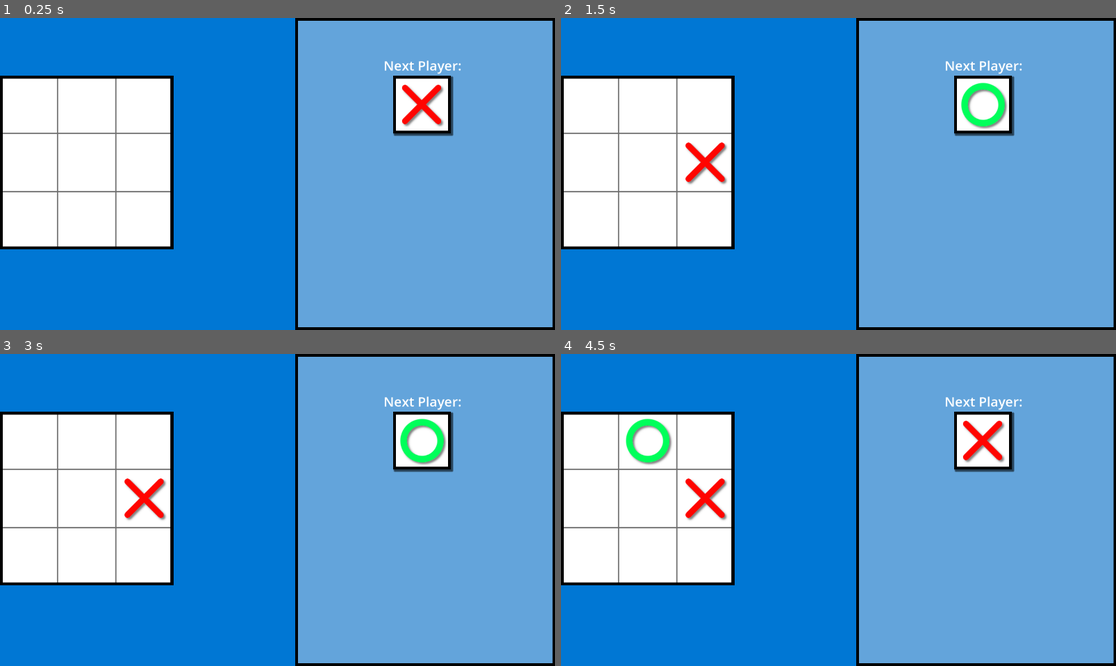
Above: before the commit, frames 1-4 (two rows, left to right).
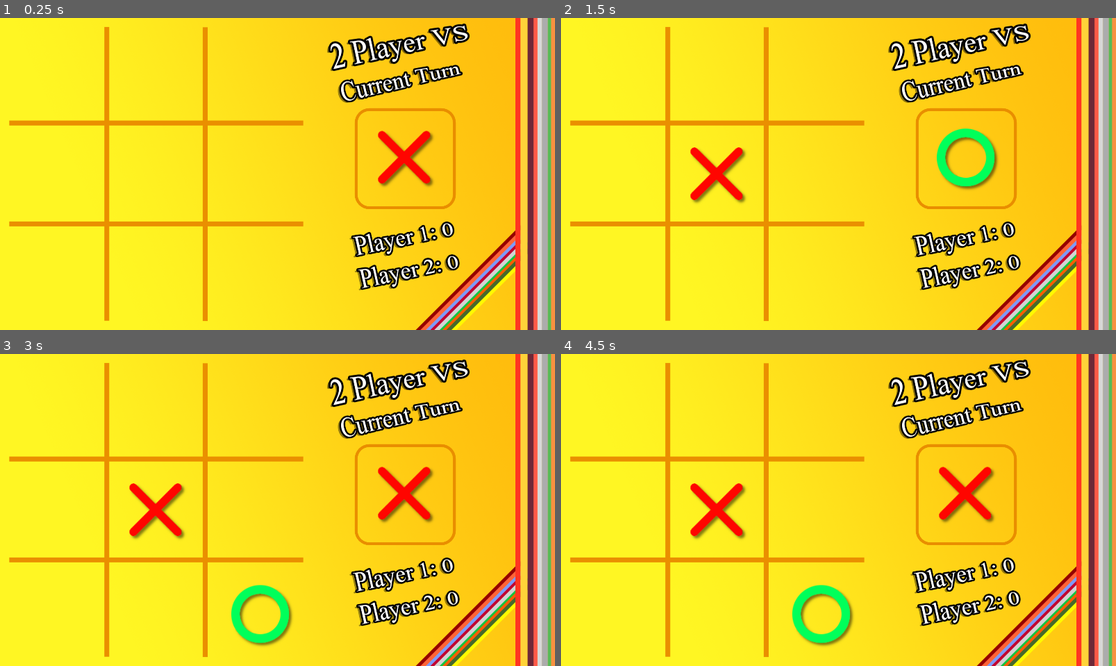
Above: after the commit, the same moments.

Repository: TemmieDev/Tic-Tac-Plus
Game: Godot game, scene res://Scenes/main.tscn
Same seed, same stepped clock (60 frames per second), same inputs: the game is played once before the commit and once after it.
Inputs (mouse positions are in pixels of both pictures, inside the frame that each line leads up to):
- Up to frame 1 (0.25 s): no input
- Up to frame 2 (1.5 s): tap Enter at 0.5 s; move the mouse to (960, 158) at 0.52 s; click (960, 158) at 0.67 s; tap Space at 1.25 s; move the mouse to (727, 189) at 1.27 s; click (727, 189) at 1.42 s
- Up to frame 3 (3 s): tap Enter at 2 s; move the mouse to (333, 441) at 2.02 s; click (333, 441) at 2.17 s; tap Space at 2.75 s; move the mouse to (249, 572) at 2.77 s; click (249, 572) at 2.92 s
- Up to frame 4 (4.5 s): tap Enter at 3.5 s; move the mouse to (1005, 556) at 3.52 s; click (1005, 556) at 3.67 s; tap Space at 4.25 s; move the mouse to (672, 463) at 4.27 s; click (672, 463) at 4.42 s

The runs differ from the first frame. In frame 1, 100% of the frame differs, in the area x 0-100%, y 0-100%; in frame 2, 100%; in frame 3, 100%; in frame 4, 100%.

Commit message:
Completely remade in-game UI inspired by persona 4

Diff:
--- a/Tic Tac Toe/Scenes/board.tscn
+++ b/Tic Tac Toe/Scenes/board.tscn
@@ -1,6 +1,6 @@
 [gd_scene load_steps=2 format=3 uid="uid://cowd6rbxaf46n"]
 
-[ext_resource type="Texture2D" uid="uid://bwvtmxevri3ql" path="res://Images/grid.png" id="1_bje6v"]
+[ext_resource type="Texture2D" uid="uid://bljqsi3cvugpx" path="res://Images/Tic Tac Plus Grid.png" id="1_lm1ip"]
 
 [node name="Board" type="Sprite2D"]
-texture = ExtResource("1_bje6v")
+texture = ExtResource("1_lm1ip")
--- a/Tic Tac Toe/Scenes/circle.tscn
+++ b/Tic Tac Toe/Scenes/circle.tscn
@@ -3,5 +3,5 @@
 [ext_resource type="Texture2D" uid="uid://dj4p5tgeyfv30" path="res://Images/circle.png" id="1_78igf"]
 
 [node name="Circle" type="Sprite2D" groups=["circles"]]
-scale = Vector2(1.5, 1.5)
+scale = Vector2(2, 2)
 texture = ExtResource("1_78igf")
--- a/Tic Tac Toe/Scenes/cross.tscn
+++ b/Tic Tac Toe/Scenes/cross.tscn
@@ -3,5 +3,5 @@
 [ext_resource type="Texture2D" uid="uid://bcn6dulaud674" path="res://Images/cross.png" id="1_7m1fx"]
 
 [node name="Cross" type="Sprite2D" groups=["crosses"]]
-scale = Vector2(1.5, 1.5)
+scale = Vector2(2, 2)
 texture = ExtResource("1_7m1fx")
--- a/Tic Tac Toe/Scenes/main.tscn
+++ b/Tic Tac Toe/Scenes/main.tscn
@@ -1,104 +1,27 @@
-[gd_scene load_steps=10 format=3 uid="uid://c4mbgrdh6qc44"]
+[gd_scene load_steps=9 format=3 uid="uid://c4mbgrdh6qc44"]
 
 [ext_resource type="Script" path="res://Scripts/main.gd" id="1_iuefd"]
 [ext_resource type="PackedScene" uid="uid://8fnogac0e4kj" path="res://Scenes/circle.tscn" id="2_pi6ub"]
 [ext_resource type="PackedScene" uid="uid://cowd6rbxaf46n" path="res://Scenes/board.tscn" id="2_txptv"]
 [ext_resource type="PackedScene" uid="uid://c33m7j83h12dk" path="res://Scenes/cross.tscn" id="3_xlkwq"]
 [ext_resource type="PackedScene" uid="uid://d11qqu7mw5sb0" path="res://Scenes/game_over_menu.tscn" id="5_gwaet"]
+[ext_resource type="Texture2D" uid="uid://is5hmlk5i46g" path="res://Images/TicTacToe Concept In-Game UI.png" id="6_0hq24"]
 
-[sub_resource type="Shader" id="Shader_rygkd"]
-code = "shader_type canvas_item;
+[sub_resource type="SystemFont" id="SystemFont_jkoax"]
+font_names = PackedStringArray("Mongolian Baiti")
 
-uniform vec4 color : source_color = vec4(1.0);
-uniform float width : hint_range(0, 10) = 1.0;
-uniform int pattern : hint_range(0, 2) = 0; // diamond, circle, square
-uniform bool inside = false;
-uniform bool add_margins = true; // only useful when inside is false
-uniform vec2 number_of_images = vec2(1.0); // number of horizontal and vertical images in the sprite sheet
-
-void vertex() {
-	if (add_margins) {
-		VERTEX += sign(VERTEX) * width; // replace `sign(VERTEX)` by `sign(VERTEX * 2.0 - 1.0)` if not centered
-	}
-}
-
-bool hasContraryNeighbour(vec2 uv, vec2 texture_pixel_size, vec2 image_top_left, vec2 image_bottom_right, sampler2D texture) {
-	for (float i = -ceil(width); i <= ceil(width); i++) {
-		float x = abs(i) > width ? width * sign(i) : i;
-		float offset;
-
-		if (pattern == 0) {
-			offset = width - abs(x);
-		} else if (pattern == 1) {
-			offset = floor(sqrt(pow(width + 0.5, 2) - x * x));
-		} else if (pattern == 2) {
-			offset = width;
-		}
-
-		for (float j = -ceil(offset); j <= ceil(offset); j++) {
-			float y = abs(j) > offset ? offset * sign(j) : j;
-			vec2 xy = uv + texture_pixel_size * vec2(x, y);
-
-			if ((xy != clamp(xy, image_top_left, image_bottom_right) || texture(texture, xy).a <= 0.0) == inside) {
-				return true;
-			}
-		}
-	}
-
-	return false;
-}
-
-void fragment() {
-	vec2 uv = UV;
-	vec2 image_top_left = floor(uv * number_of_images) / number_of_images;
-	vec2 image_bottom_right = image_top_left + vec2(1.0) / number_of_images;
-
-	if (add_margins) {
-		vec2 texture_pixel_size = vec2(1.0) / (vec2(1.0) / TEXTURE_PIXEL_SIZE + vec2(width * 2.0) * number_of_images);
-
-		uv = (uv - texture_pixel_size * width - image_top_left) * TEXTURE_PIXEL_SIZE / texture_pixel_size + image_top_left;
-
-		if (uv != clamp(uv, image_top_left, image_bottom_right)) {
-			COLOR.a = 0.0;
-		} else {
-			COLOR = texture(TEXTURE, uv);
-		}
-	} else {
-		COLOR = texture(TEXTURE, uv);
-	}
-
-	if ((COLOR.a > 0.0) == inside && hasContraryNeighbour(uv, TEXTURE_PIXEL_SIZE, image_top_left, image_bottom_right, TEXTURE)) {
-		COLOR.rgb = inside ? mix(COLOR.rgb, color.rgb, color.a) : color.rgb;
-		COLOR.a += (1.0 - COLOR.a) * color.a;
-	}
-}"
-
-[sub_resource type="ShaderMaterial" id="ShaderMaterial_8jvjy"]
-shader = SubResource("Shader_rygkd")
-shader_parameter/color = Color(0, 0, 0, 1)
-shader_parameter/width = 10.0
-shader_parameter/pattern = 0
-shader_parameter/inside = true
-shader_parameter/add_margins = true
-shader_parameter/number_of_images = Vector2(1, 1)
-
-[sub_resource type="StyleBoxFlat" id="StyleBoxFlat_20rp2"]
-bg_color = Color(0.388235, 0.643137, 0.858824, 1)
+[sub_resource type="StyleBoxFlat" id="StyleBoxFlat_6jaqt"]
+bg_color = Color(1, 1, 1, 0)
+draw_center = false
 border_width_left = 10
 border_width_top = 10
 border_width_right = 10
 border_width_bottom = 10
-border_color = Color(0, 0, 0, 1)
-
-[sub_resource type="StyleBoxFlat" id="StyleBoxFlat_6jaqt"]
-bg_color = Color(1, 1, 1, 1)
-border_width_left = 10
-border_width_top = 10
-border_width_right = 10
-border_width_bottom = 10
-border_color = Color(0, 0, 0, 1)
-shadow_size = 5
-shadow_offset = Vector2(5, 5)
+border_color = Color(0.914063, 0.558594, 0, 1)
+corner_radius_top_left = 50
+corner_radius_top_right = 50
+corner_radius_bottom_right = 50
+corner_radius_bottom_left = 50
 
 [node name="Main" type="Node"]
 script = ExtResource("1_iuefd")
@@ -106,54 +29,38 @@
 cross_scene = ExtResource("3_xlkwq")
 
 [node name="Board" parent="." instance=ExtResource("2_txptv")]
-material = SubResource("ShaderMaterial_8jvjy")
-position = Vector2(300, 500)
-
-[node name="ColorRect" type="ColorRect" parent="."]
-z_index = -1
-anchors_preset = 15
-anchor_right = 1.0
-anchor_bottom = 1.0
-grow_horizontal = 2
-grow_vertical = 2
-size_flags_horizontal = 4
-size_flags_vertical = 4
-color = Color(0, 0.466667, 0.831373, 1)
-
-[node name="SidePanel" type="Panel" parent="."]
-custom_minimum_size = Vector2(900, 1080)
-anchors_preset = 6
-anchor_left = 1.0
-anchor_top = 0.5
-anchor_right = 1.0
-anchor_bottom = 0.5
-offset_left = -898.0
-offset_top = -540.0
-offset_right = 2.0
-offset_bottom = 540.0
-grow_horizontal = 0
-grow_vertical = 2
-theme_override_styles/panel = SubResource("StyleBoxFlat_20rp2")
+position = Vector2(540, 540)
+metadata/_edit_lock_ = true
 
 [node name="PlayerLabel" type="Label" parent="."]
+visible = false
 offset_left = 1168.0
 offset_top = 131.0
 offset_right = 1768.0
 offset_bottom = 198.0
+theme_override_colors/font_outline_color = Color(0, 0, 0, 1)
+theme_override_constants/outline_size = 20
+theme_override_fonts/font = SubResource("SystemFont_jkoax")
 theme_override_font_sizes/font_size = 46
 text = "Next Player: "
 horizontal_alignment = 1
 vertical_alignment = 1
 
 [node name="PlayerPanel" type="Panel" parent="."]
-offset_left = 1360.0
-offset_top = 200.0
-offset_right = 1560.0
-offset_bottom = 400.0
+offset_left = 1227.0
+offset_top = 312.0
+offset_right = 1577.0
+offset_bottom = 662.0
 theme_override_styles/panel = SubResource("StyleBoxFlat_6jaqt")
 
 [node name="GameOverMenu" parent="." instance=ExtResource("5_gwaet")]
 process_mode = 2
 visible = false
 
+[node name="Sprite2D" type="Sprite2D" parent="."]
+z_index = -1
+position = Vector2(960, 540)
+texture = ExtResource("6_0hq24")
+metadata/_edit_lock_ = true
+
 [connection signal="restart" from="GameOverMenu" to="." method="_on_game_over_menu_restart"]
--- a/Tic Tac Toe/Scripts/main.gd
+++ b/Tic Tac Toe/Scripts/main.gd
@@ -17,23 +17,29 @@
 var diagonal1_sum : int
 var diagonal2_sum : int
 
+# Called when the node enters the scene tree for the first time.
 func _ready():
 	board_size = $Board.texture.get_width()
+	# divide board size by 3 to get the size of individual cell
 	cell_size = board_size / 3
 	#get coordinates of small panel on right side of window
 	player_panel_pos = $PlayerPanel.get_position()
 	new_game()
 
+# Called every frame. 'delta' is the elapsed time since the previous frame.
+func _process(delta):
+	pass
+
 func _input(event):
 	if event is InputEventMouseButton:
 		if event.button_index == MOUSE_BUTTON_LEFT and event.pressed:
 			#check if mouse is on the game board
-			if event.position.x < board_size and event.position.y < board_size + 240 and event.position.y > 240:
+			if event.position.x < board_size:
 				#convert mouse position into grid location
 				grid_pos = Vector2i(event.position / cell_size)
-				if grid_data[grid_pos.y - 1][grid_pos.x] == 0:
+				if grid_data[grid_pos.y][grid_pos.x] == 0:
 					moves += 1
-					grid_data[grid_pos.y - 1][grid_pos.x] = player
+					grid_data[grid_pos.y][grid_pos.x] = player
 					#place that player's marker
 					create_marker(player, grid_pos * cell_size + Vector2i(cell_size / 2, cell_size / 2))
 					if check_win() != 0:
@@ -41,19 +47,18 @@
 						$GameOverMenu.show()
 						if winner == 1:
 							$GameOverMenu.get_node("ResultLabel").text = "Player 1 Wins!"
-						if winner == -1:
+						elif winner == -1:
 							$GameOverMenu.get_node("ResultLabel").text = "Player 2 Wins!"
-					#check is the board has been filled
+					#check if the board has been filled
 					elif moves == 9:
 						get_tree().paused = true
 						$GameOverMenu.show()
-						$GameOverMenu.get_node("ResultLabel").text = "Tie!"
+						$GameOverMenu.get_node("ResultLabel").text = "It's a Tie!"
 					player *= -1
 					#update the panel marker
 					temp_marker.queue_free()
-					create_marker(player, player_panel_pos + Vector2i(cell_size / 2, cell_size/ 2), true)
+					create_marker(player, player_panel_pos + Vector2i(cell_size / 2.07, cell_size / 2.1), true)
 					print(grid_data)
-
 
 func new_game():
 	player = 1
@@ -72,7 +77,7 @@
 	get_tree().call_group("circles", "queue_free")
 	get_tree().call_group("crosses", "queue_free")
 	#create a marker to show starting player's turn
-	create_marker(player, player_panel_pos + Vector2i(cell_size / 2, cell_size/ 2), true)
+	create_marker(player, player_panel_pos + Vector2i(cell_size / 2.07, cell_size / 2.1), true)
 	$GameOverMenu.hide()
 	get_tree().paused = false
 
@@ -83,20 +88,21 @@
 		circle.position = position
 		add_child(circle)
 		if temp: temp_marker = circle
-	if player == 1:
+	else:
 		var cross = cross_scene.instantiate()
 		cross.position = position
 		add_child(cross)
 		if temp: temp_marker = cross
 
 func check_win():
-	#add up markers in each row. column and diagonal
+	#add up the markers in each ros, column and diagonal
 	for i in len(grid_data):
-		row_sum = grid_data[i][0]+grid_data[i][1]+grid_data[i][2]
-		col_sum = grid_data[0][i]+grid_data[1][i]+grid_data[2][i]
-		diagonal1_sum = grid_data[0][0]+grid_data[1][1]+grid_data[2][2]
-		diagonal2_sum = grid_data[0][2]+grid_data[1][1]+grid_data[2][0]
-		#check if either player has all ofthe markers in one line
+		row_sum = grid_data[i][0] + grid_data[i][1] + grid_data[i][2]
+		col_sum = grid_data[0][i] + grid_data[1][i] + grid_data[2][i]
+		diagonal1_sum = grid_data[0][0] + grid_data[1][1] + grid_data[2][2]
+		diagonal2_sum = grid_data[0][2] + grid_data[1][1] + grid_data[2][0]
+
+		#check if either player has all of the markers in one line
 		if row_sum == 3 or col_sum == 3 or diagonal1_sum == 3 or diagonal2_sum == 3:
 			winner = 1
 		elif row_sum == -3 or col_sum == -3 or diagonal1_sum == -3 or diagonal2_sum == -3:
Binary file added: Tic Tac Toe/Images/Tic Tac Plus Grid.png
Not shown, added: Tic Tac Toe/Images/Tic Tac Plus Grid.png.import
Binary file added: Tic Tac Toe/Images/TicTacToe Concept In-Game UI.png
Not shown, added: Tic Tac Toe/Images/TicTacToe Concept In-Game UI.png.import
